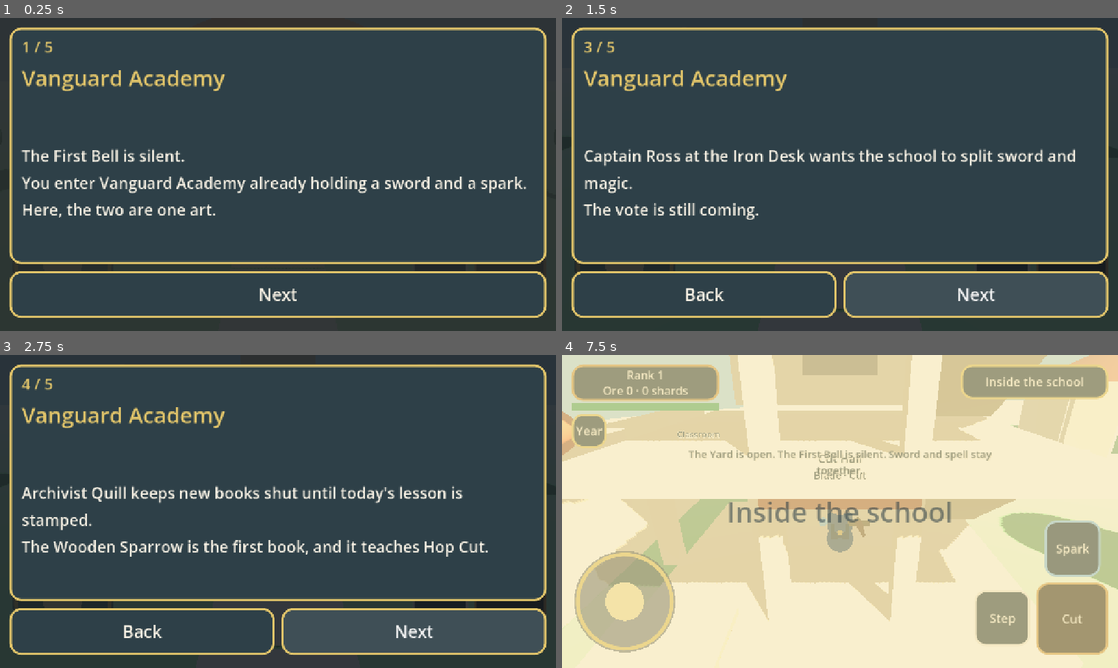
Above: before the commit, frames 1-4 (two rows, left to right).
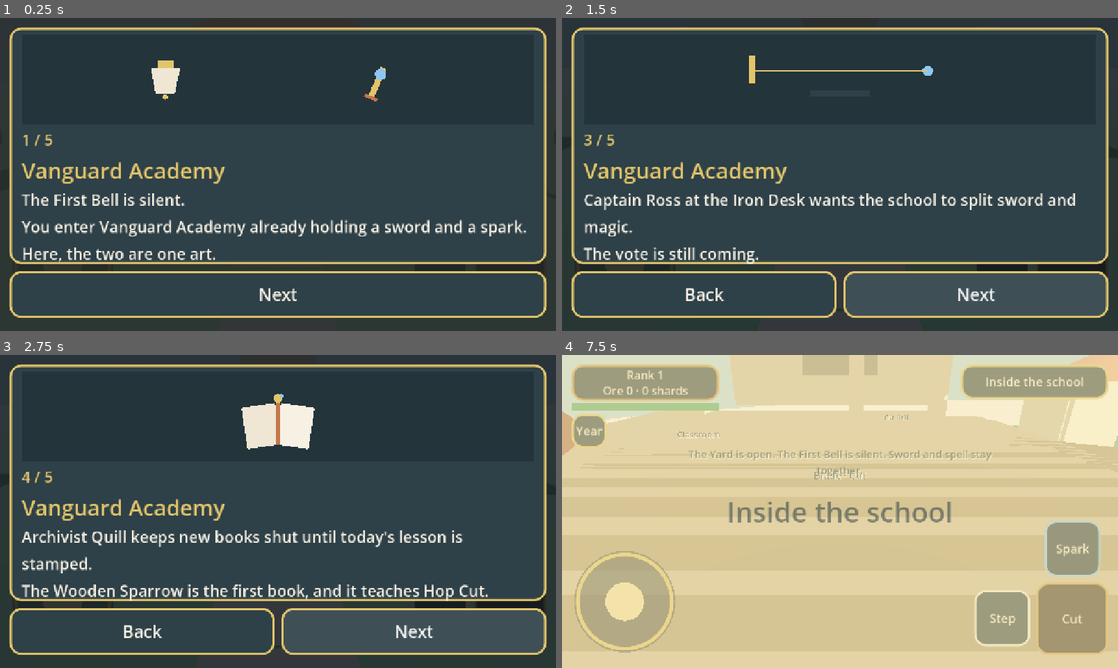
Above: after the commit, the same moments.

Repository: thomakhy025-code/vanguard-academy
Game: Godot game, scene res://scenes/main.tscn
Same seed, same stepped clock (60 frames per second), same inputs: the game is played once before the commit and once after it.
Inputs:
- Up to frame 1 (0.25 s): no input
- Up to frame 2 (1.5 s): click "Next" at 0.5 s; click "Next" at 1.25 s
- Up to frame 3 (2.75 s): click "Next" at 2 s
- Up to frame 4 (7.5 s): click "Cut" at 2.75 s; click "Begin" at 3.5 s; click "Spark" at 4.25 s; click "Step" at 5 s; click "Outside the school" at 5.75 s; click "Rank 1 Ore 0 · 0 shards" at 6.5 s; click "Year" at 7.25 s

The runs differ from the first frame. In frame 1, 7.7% of the frame differs, in the area x 3-95%, y 7-78%; in frame 2, 6.7%; in frame 3, 9.7%; in frame 4, 51%, in the area x 0-100%, y 0-100%.

Commit message:
Make the tower stairs wide enough to climb, and play a picture with each story page.
Co-authored-by: Cursor <cursoragent@cursor.com>

Diff:
--- a/scripts/hud.gd
+++ b/scripts/hud.gd
@@ -27,6 +27,7 @@
 var story_back: Button
 var story_next: Button
 var story_begin: Button
+var story_board: Control
 var story_index := 0
 var pan_pointer := -2
 var pan_touch := false
@@ -836,6 +837,9 @@
 	story_title = _story_label(Color("e2c56a"))
 	story_title.text = "Vanguard Academy"
 	story_body = _story_label(Color("f7f1e4"))
+	story_board = StoryBoard.new()
+	story_board.mouse_filter = Control.MOUSE_FILTER_IGNORE
+	story_plate.add_child(story_board)
 	story_plate.add_child(story_page)
 	story_plate.add_child(story_title)
 	story_plate.add_child(story_body)
@@ -881,6 +885,9 @@
 	story_index = clampi(story_index, 0, last)
 	story_body.text = SCHOOL_STORY[story_index]
 	story_page.text = "%d / %d" % [story_index + 1, SCHOOL_STORY.size()]
+	if story_board is StoryBoard:
+		story_board.page = story_index
+		story_board.t = 0.0
 	story_back.visible = story_index > 0
 	story_next.visible = story_index < last
 	story_begin.visible = story_index == last
@@ -951,11 +958,16 @@
 	story_plate.position = Vector2(left, top)
 	story_plate.size = Vector2(plate_w, plate_h)
 	var inner := 28.0
-	story_page.position = Vector2(inner, 20)
+	var stage_h := clampf(plate_h * 0.38, minf(110.0, plate_h * 0.34), 230.0)
+	if story_board:
+		story_board.position = Vector2(inner, 16)
+		story_board.size = Vector2(maxf(40.0, plate_w - inner * 2.0), stage_h)
+	var text_top := 16.0 + stage_h + 10.0
+	story_page.position = Vector2(inner, text_top)
 	story_page.size = Vector2(plate_w - inner * 2.0, font + 16)
 	story_page.add_theme_font_size_override("font_size", maxi(26, font - 4))
 	story_title.position = Vector2(inner, story_page.position.y + story_page.size.y + 6.0)
-	story_title.size = Vector2(plate_w - inner * 2.0, title_font * 2.2)
+	story_title.size = Vector2(plate_w - inner * 2.0, title_font * 1.35)
 	story_title.add_theme_font_size_override("font_size", title_font)
 	var body_top := story_title.position.y + story_title.size.y + 8.0
 	story_body.position = Vector2(inner, body_top)
@@ -974,3 +986,106 @@
 		shown[0].size = Vector2(half, btn_h)
 		shown[1].position = Vector2(left + half + gap, y)
 		shown[1].size = Vector2(half, btn_h)
+
+class StoryBoard extends Control:
+	var page := 0
+	var t := 0.0
+
+	func _process(delta: float) -> void:
+		t += delta
+		queue_redraw()
+
+	func _draw() -> void:
+		var s := size
+		if s.x < 8.0 or s.y < 8.0:
+			return
+		draw_rect(Rect2(Vector2.ZERO, s), Color("24343b"))
+		match page:
+			0:
+				_bell(s)
+			1:
+				_desks(s)
+			2:
+				_split(s)
+			3:
+				_book(s)
+			_:
+				_gate(s)
+
+	func _bell(s: Vector2) -> void:
+		var sway := sin(t * 0.8) * 0.05
+		draw_set_transform(Vector2(s.x * 0.28, s.y * 0.62), sway, Vector2.ONE)
+		draw_rect(Rect2(-18, -70, 36, 18), Color("e2c56a"))
+		draw_colored_polygon(PackedVector2Array([Vector2(-34, -52), Vector2(34, -52), Vector2(22, 8), Vector2(-22, 8)]), Color("efe6d4"))
+		draw_circle(Vector2(0, 16), 6, Color("e2c56a"))
+		draw_set_transform(Vector2.ZERO, 0.0, Vector2.ONE)
+		var cut := sin(t * 2.4) * 0.7
+		var hilt := Vector2(s.x * 0.68, s.y * 0.72)
+		draw_set_transform(hilt, cut, Vector2.ONE)
+		draw_rect(Rect2(-7, -78, 14, 78), Color("e2c56a"))
+		draw_rect(Rect2(-16, -8, 32, 8), Color("c5764b"))
+		draw_set_transform(Vector2.ZERO, 0.0, Vector2.ONE)
+		var spark := hilt + Vector2(sin(cut), -cos(cut)) * 62.0
+		draw_circle(spark, 11.0 + sin(t * 7.0) * 2.0, Color("8ec8f0"))
+
+	func _desks(s: Vector2) -> void:
+		var phase := fmod(t, 3.4) / 3.4
+		var left := Vector2(s.x * 0.28, s.y * 0.62)
+		var right := Vector2(s.x * 0.72, s.y * 0.62)
+		draw_rect(Rect2(left + Vector2(-46, -8), Vector2(92, 18)), Color("c5764b"))
+		draw_rect(Rect2(left + Vector2(-34, -36), Vector2(68, 28)), Color("efe6d4"))
+		draw_rect(Rect2(right + Vector2(-46, -8), Vector2(92, 18)), Color("8ec8f0"))
+		draw_rect(Rect2(right + Vector2(-34, -36), Vector2(68, 28)), Color("efe6d4"))
+		var sweep := clampf(phase / 0.45, 0.0, 1.0)
+		draw_set_transform(left + Vector2(0, -20), lerpf(0.8, -0.9, sweep), Vector2.ONE)
+		draw_rect(Rect2(-6, -48, 12, 52), Color("e2c56a"))
+		draw_set_transform(Vector2.ZERO, 0.0, Vector2.ONE)
+		var pulse := 8.0 + sin(t * 6.0) * 3.0
+		draw_circle(right + Vector2(0, -48), pulse, Color("8ec8f0"))
+		if phase > 0.55:
+			var meet := smoothstep(0.55, 0.85, phase)
+			var mid := s * 0.5
+			draw_circle(mid.lerp(left + Vector2(0, -48), 1.0 - meet), 8, Color("e2c56a"))
+			draw_circle(mid.lerp(right + Vector2(0, -48), 1.0 - meet), 8, Color("8ec8f0"))
+
+	func _split(s: Vector2) -> void:
+		var apart := sin(fmod(t, 4.2) / 4.2 * TAU) * 0.5 + 0.5
+		var gap := apart * s.x * 0.26
+		var mid := Vector2(s.x * 0.5, s.y * 0.58)
+		draw_rect(Rect2(mid + Vector2(-70, 8), Vector2(140, 16)), Color("2e4048"))
+		draw_rect(Rect2(mid + Vector2(-gap - 7, -70), Vector2(14, 64)), Color("e2c56a"))
+		draw_circle(mid + Vector2(gap, -36), 12, Color("8ec8f0"))
+		draw_line(mid + Vector2(-gap, -36), mid + Vector2(gap, -36), Color("e2c56a"), 3.0)
+
+	func _book(s: Vector2) -> void:
+		var phase := fmod(t, 3.6) / 3.6
+		var opened := smoothstep(0.12, 0.42, phase)
+		var hinge := Vector2(s.x * 0.5, s.y * 0.58)
+		draw_set_transform(hinge, opened * -0.85, Vector2.ONE)
+		draw_rect(Rect2(-78, -48, 78, 96), Color("efe6d4"))
+		draw_set_transform(hinge, opened * 0.85, Vector2.ONE)
+		draw_rect(Rect2(0, -48, 78, 96), Color("f7f1e4"))
+		draw_set_transform(Vector2.ZERO, 0.0, Vector2.ONE)
+		draw_rect(Rect2(hinge + Vector2(-6, -50), Vector2(12, 100)), Color("c5764b"))
+		var hop := 0.0
+		if phase > 0.48 and phase < 0.82:
+			hop = sin((phase - 0.48) / 0.34 * PI) * 42.0
+		draw_circle(hinge + Vector2(0, -58 - hop), 10, Color("e2c56a"))
+		draw_circle(hinge + Vector2(8, -64 - hop), 4, Color("8ec8f0"))
+
+	func _gate(s: Vector2) -> void:
+		var phase := fmod(t, 3.2) / 3.2
+		var lift := smoothstep(0.15, 0.7, phase)
+		for i in 4:
+			var step := Rect2(s.x * 0.12, s.y * 0.72 - float(i) * 22.0, s.x * 0.34, 16)
+			draw_rect(step, Color("efe6d4"))
+		var you := Vector2(s.x * 0.18, s.y * 0.68)
+		var mira := you + Vector2(18, lerpf(0.0, -44.0, lift))
+		var font := ThemeDB.fallback_font
+		draw_string(font, you, "You", HORIZONTAL_ALIGNMENT_LEFT, -1, 22, Color("2e4048"))
+		draw_string(font, mira, "Mira", HORIZONTAL_ALIGNMENT_LEFT, -1, 22, Color("2e4048"))
+		var gate := Vector2(s.x * 0.72, s.y * 0.58)
+		draw_rect(Rect2(gate + Vector2(-34, -48), Vector2(12, 96)), Color("efe6d4"))
+		draw_rect(Rect2(gate + Vector2(22, -48), Vector2(12, 96)), Color("efe6d4"))
+		draw_rect(Rect2(gate + Vector2(-34, -8), Vector2(68, 10)), Color("c5764b"))
+		draw_rect(Rect2(Vector2(s.x * 0.58, s.y * 0.78), Vector2(s.x * 0.3, 10)), Color("57af70"))
--- a/scripts/main.gd
+++ b/scripts/main.gd
@@ -280,12 +280,10 @@
 		var pane := _box_at(at + Vector3(0, 1.6, -3.0), Vector3(2.2, 1.1, 0.12), Game.tier_window(skill), 0.35, false)
 		pane.material_override = _shiny(Game.tier_window(skill), 0.45)
 		_sign(at + Vector3(0, 2.5, 1.2), Game.landing_name(i), 40)
-		_portal(at + Vector3(0, 0, 2.4), Game.place_name(room), room, at)
-		if i == 0 or i == 6:
-			_ramp_between(at + Vector3(-3.1, -at.y, 6.2), at + Vector3(-3.1, 0, 2.6))
+		var inward := -1.0 if at.x > 0.0 else 1.0
+		_portal(at + Vector3(inward * 1.6, 0, -2.2), Game.place_name(room), room, at)
 		if i < 5 or (i >= 6 and i < 10):
-			var nxt: Vector3 = Game.landing_at(i + 1)
-			_ramp_between(at + Vector3(3.1, 0, -2.2), nxt + Vector3(3.1, 0, 2.2))
+			_tower_stair(at, Game.landing_at(i + 1), i == 0 or i == 6)
 	_sphere(Game.landing_at(5) + Vector3(0, 3.2, 0), 2.2, Color("c5764b"), 0.0, 0.55)
 	_sphere(Game.landing_at(10) + Vector3(0, 3.2, 0), 2.2, Color("e2c56a"), 0.15, 0.55)
 	_portal(Game.landing_at(0) + Vector3(-3.0, 0, 0.4), "Classroom", Game.Place.CLASSROOM, Game.landing_at(0) + Vector3(-1.2, 0, 0))
@@ -329,17 +327,17 @@
 	_box_at(Vector3(-1.7, 2.5, -0.55), Vector3(0.85, 1.15, 0.12), Color("e2c56a"), 0.4, false)
 	_box_at(Vector3(1.7, 2.5, -0.55), Vector3(0.85, 1.15, 0.12), Color("e2c56a"), 0.4, false)
 	_sign(Vector3(0, 3.6, 2.4), "School", 56)
-	_prompt_door(Vector3(0, 0, 1.5), "Enter the school", Game.Place.YARD, Vector3(-16, 0.45, 5.0))
+	_prompt_door(Vector3(0, 0, 1.5), "Enter the school", Game.Place.YARD, Vector3(-16, 0.45, 16.5))
 	for i in 8:
 		var angle := TAU * float(i) / 8.0
 		_tree(Vector3(sin(angle) * 16.0, 0, 10.0 + cos(angle) * 8.0), 3.1)
 
 func _school_gate() -> void:
-	_box_at(Vector3(-19.2, 1.8, 8), Vector3(1.2, 3.6, 5.4), Color("efe6d4"), 0.0, true)
-	_box_at(Vector3(-12.8, 1.8, 8), Vector3(1.2, 3.6, 5.4), Color("efe6d4"), 0.0, true)
-	_box_at(Vector3(-16, 3.7, 8), Vector3(6.4, 0.7, 5.4), Color("c5764b"), 0.0, true)
-	_sign(Vector3(-16, 3.2, 11.2), "School door", 40)
-	_prompt_door(Vector3(-16, 0, 10.6), "Leave the school", Game.Place.OUTSIDE, Vector3(0, 0.45, 4.4))
+	_box_at(Vector3(-19.2, 1.8, 22), Vector3(1.2, 3.6, 5.4), Color("efe6d4"), 0.0, true)
+	_box_at(Vector3(-12.8, 1.8, 22), Vector3(1.2, 3.6, 5.4), Color("efe6d4"), 0.0, true)
+	_box_at(Vector3(-16, 3.7, 22), Vector3(6.4, 0.7, 5.4), Color("c5764b"), 0.0, true)
+	_sign(Vector3(-16, 3.2, 18.6), "School door", 40)
+	_prompt_door(Vector3(-16, 0, 18.8), "Leave the school", Game.Place.OUTSIDE, Vector3(0, 0.45, 4.4))
 
 func _prompt_door(at: Vector3, button: String, place_id: int, arrive_at: Vector3) -> void:
 	_box_at(at + Vector3(1.15, 1.35, 0), Vector3(0.4, 2.7, 0.4), Color("efe6d4"), 0.0, true)
@@ -366,21 +364,50 @@
 	mark.add_to_group("door")
 	stage.add_child(mark)
 
-func _ramp_between(a: Vector3, b: Vector3) -> void:
+func _tower_stair(lower: Vector3, upper: Vector3, from_ground: bool) -> void:
+	# A wide flight in front of the tower. It finishes level with the next floor, so the front edge is not a wall.
+	var outward := 1.0 if lower.x > 0.0 else -1.0
+	var foot := 0.0 if from_ground else lower.y
+	var far_z := lower.z + 18.0
+	var toe := Vector3(lower.x, foot, far_z)
+	var lip := Vector3(lower.x, upper.y, lower.z + 4.4)
+	var pad := Vector3(lower.x, upper.y, lower.z + 1.8)
+	if not from_ground:
+		var side_x := lower.x - outward * 6.8
+		var deck_z := far_z + 2.2
+		_flat_span(Vector3(lower.x - outward * 2.6, lower.y, lower.z + 2.2), Vector3(side_x, lower.y, lower.z + 5.2), 3.0)
+		_flat_span(Vector3(side_x, lower.y, lower.z + 5.2), Vector3(side_x, lower.y, deck_z), 3.0)
+		_flat_span(Vector3(side_x, lower.y, deck_z), Vector3(lower.x, lower.y, deck_z), 4.4)
+	_ramp_between(toe, lip, 8.0)
+	_ramp_between(lip, pad, 7.4)
+
+func _flat_span(a: Vector3, b: Vector3, width: float) -> void:
+	var delta := b - a
+	var span := Vector2(delta.x, delta.z).length()
+	if span < 0.2:
+		return
+	var yaw := atan2(delta.x, delta.z)
+	_box_at((a + b) * 0.5 + Vector3(0, -0.16, 0), Vector3(width, 0.32, span), Color("cbbe9e"), 0.0, true, yaw)
+
+func _ramp_between(a: Vector3, b: Vector3, width: float = 4.8) -> void:
 	var delta := b - a
 	var flat := Vector2(delta.x, delta.z).length()
 	if flat < 0.2:
 		return
-	var mid := (a + b) * 0.5
 	var yaw := atan2(delta.x, delta.z)
 	var pitch := atan2(delta.y, flat)
+	var basis := Basis.from_euler(Vector3(-pitch, yaw, 0.0))
+	var thickness := 0.42
+	var length := flat
+	# The slab runs from a to b. Nothing hangs past the high end into the walker.
+	var mid := b - basis.z * (length * 0.5) - basis.y * (thickness * 0.5)
 	var body := StaticBody3D.new()
 	body.collision_layer = 1
 	body.collision_mask = 0
-	body.transform = Transform3D(Basis.from_euler(Vector3(-pitch, yaw, 0.0)), mid)
+	body.transform = Transform3D(basis, mid)
 	var shape := CollisionShape3D.new()
 	var box := BoxShape3D.new()
-	box.size = Vector3(2.2, 0.28, flat + 0.6)
+	box.size = Vector3(width, thickness, length)
 	shape.shape = box
 	body.add_child(shape)
 	var mesh := MeshInstance3D.new()
@@ -389,6 +416,16 @@
 	mesh.mesh = slab
 	mesh.material_override = _mat(Color("cbbe9e"), 0.0)
 	body.add_child(mesh)
+	var tread_count := int(flat / 0.62)
+	for i in tread_count:
+		var tread := MeshInstance3D.new()
+		var tread_mesh := BoxMesh.new()
+		tread_mesh.size = Vector3(width * 0.94, 0.045, 0.2)
+		tread.mesh = tread_mesh
+		var along := length * 0.5 - flat + (float(i) + 0.5) * flat / float(tread_count)
+		tread.position = Vector3(0, thickness * 0.5 + 0.02, along)
+		tread.material_override = _mat(Color("efe6d4"), 0.0)
+		body.add_child(tread)
 	stage.add_child(body)
 
 func _tree(at: Vector3, height: float) -> void:
--- a/scripts/student.gd
+++ b/scripts/student.gd
@@ -41,7 +41,7 @@
 	add_to_group("player")
 	collision_layer = 2
 	collision_mask = 1
-	floor_snap_length = 0.3
+	floor_snap_length = 0.45
 	floor_max_angle = deg_to_rad(50.0)
 	_build_body()
 	if is_local:
Not shown, changed: docs/index.pck
